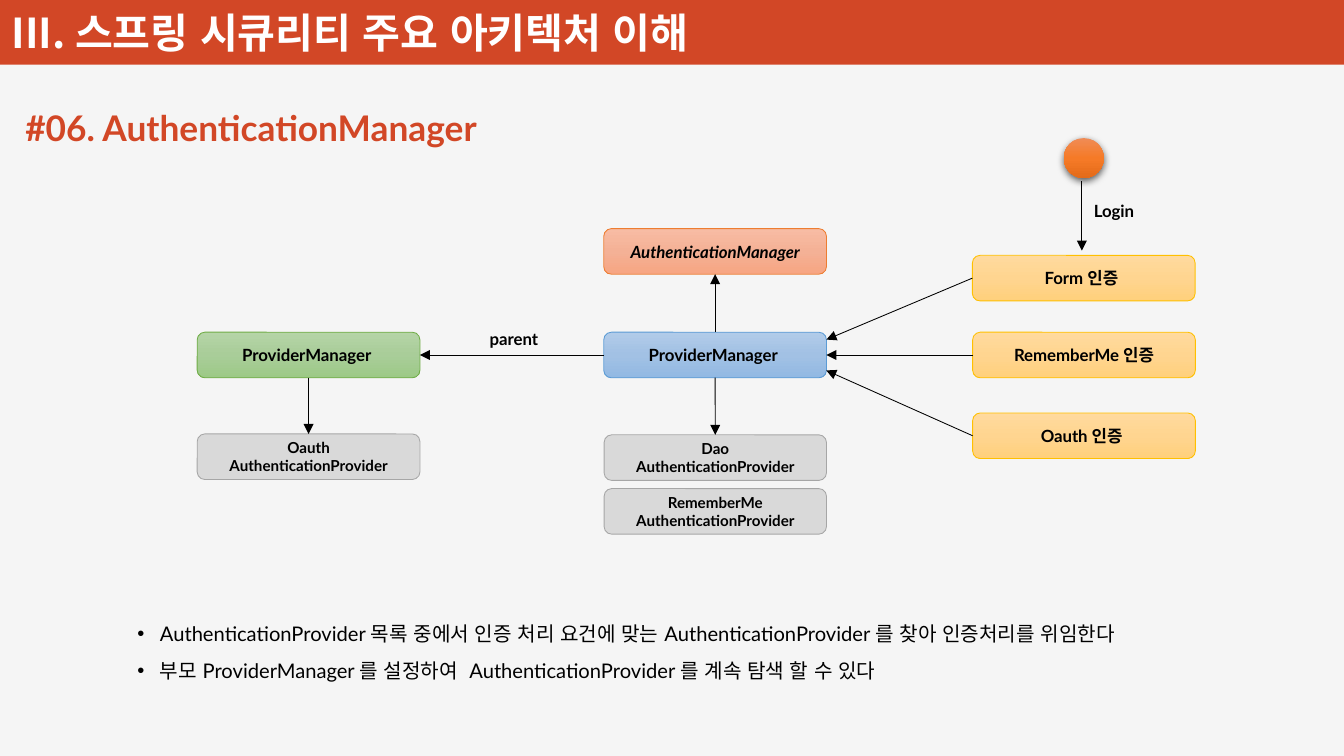
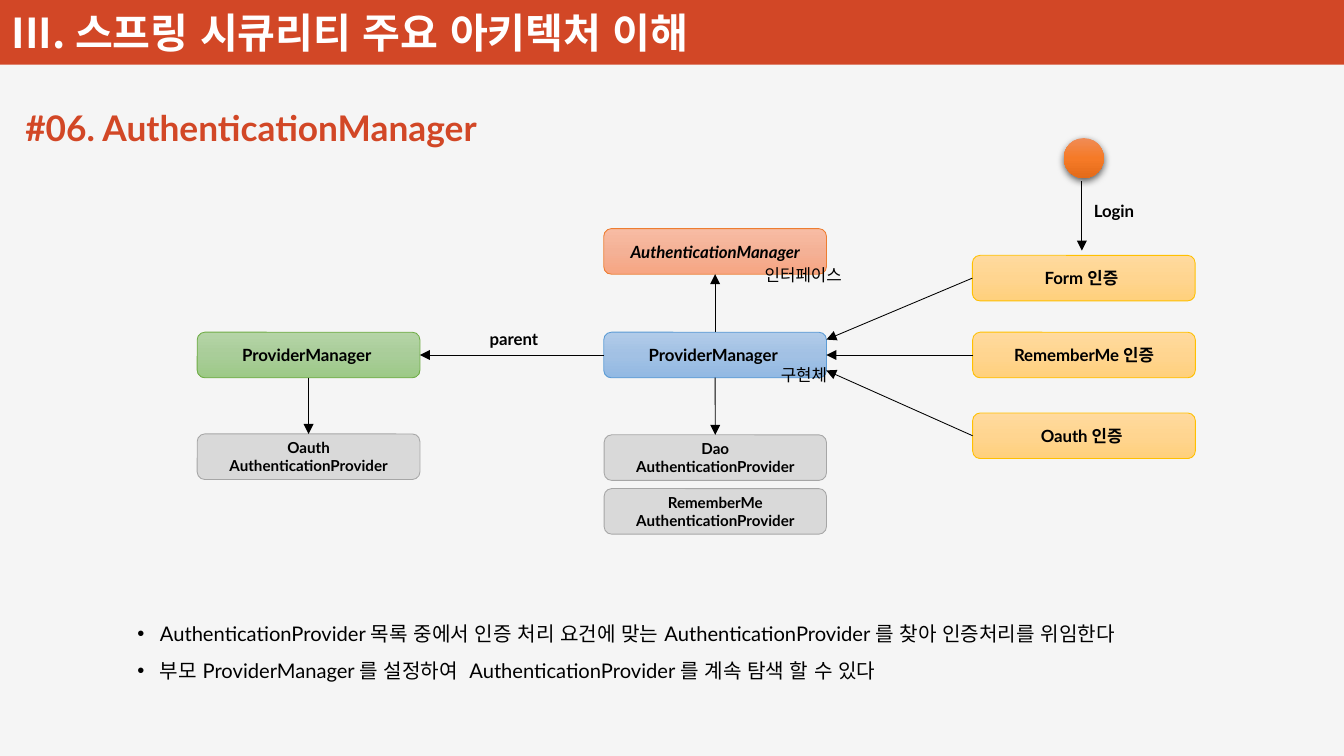
Before and after one commit to plitche/Inflearn_Spring_Security, a slide deck: slide 80 of Document/강의안.pptx. Drawn at 1344x756 pixels with LibreOffice and Linux fonts; fonts in the diff are those of the drawing. Boxes give left, top, right and bottom in pixels: in the first picture for what was removed or moved away, otherwise in the second. Text is boxed around its words. In the diff, an @@ line names an element or a change of style, - is before the commit and + after.

Commit message:
AuthenticationManager

```diff
--- a/Document/강의안.pptx
+++ b/Document/강의안.pptx
@@ text added at <box>765,264,842,286</box>, 10 pt, text #000000 @@
+인터페이스
@@ text added at <box>781,364,827,386</box>, 10 pt, text #000000 @@
+구현체
```
